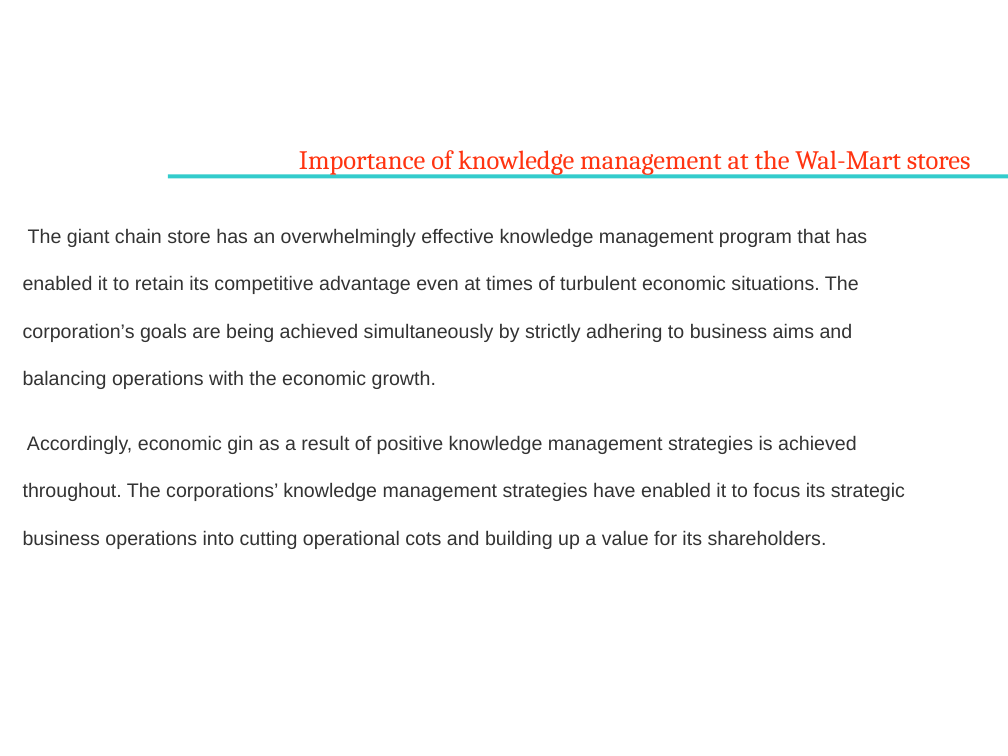
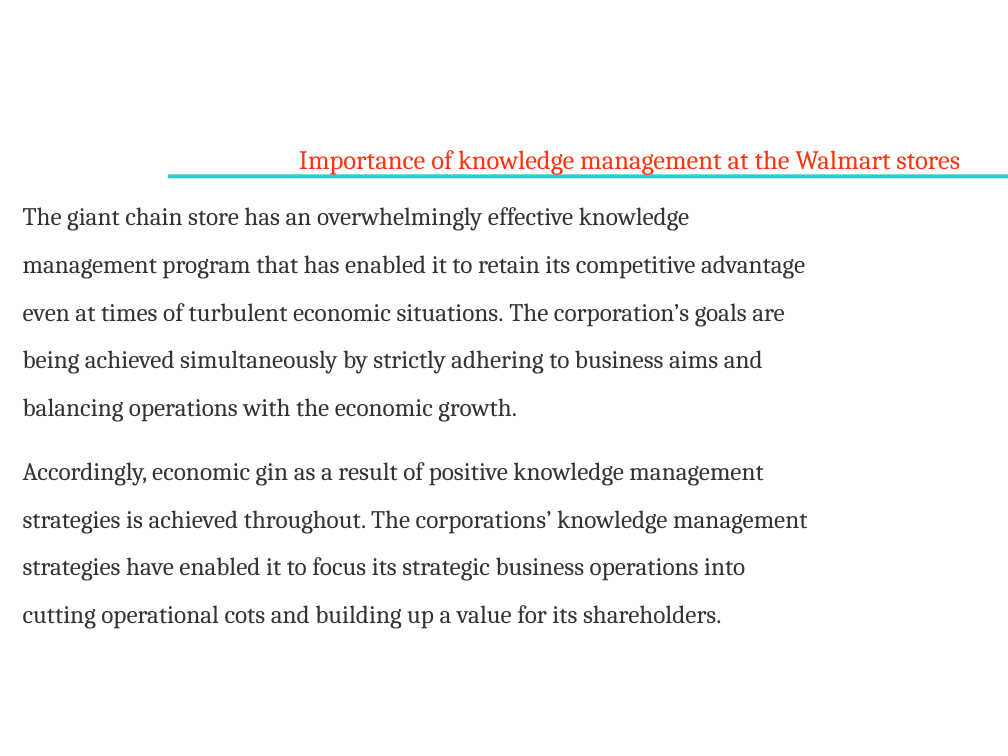
Before and after one commit to asinghania71/KM_PROJECT, a slide deck: slide 8 of kmppt.pptx (slide 5 before the commit). Drawn at 1008x756 pixels with LibreOffice and Linux fonts; fonts in the diff are those of the drawing; background and template pictures are left out. Boxes give left, top, right and bottom in pixels: in the first picture for what was removed or moved away, otherwise in the second. Text is boxed around its words. In the diff, an @@ line names an element or a change of style, - is before the commit and + after.

```diff
--- a/kmppt.pptx
+++ b/kmppt.pptx
@@ text "The giant chain store has ...": place and size @@
-text "The giant chain store has ..." at [23,228,905,549]
+text "The giant chain store has ..." at [23,207,807,629]
@@ text "The giant chain store has ..." at [23,207,807,629]: size 14 to 18 pt, font Arial to Cambria @@
@@ text at [299,150,960,176]: text changed @@
-Importance of knowledge management at the Wal-Mart stores
+Importance of knowledge management at the Walmart stores
```
Also in this commit, not shown: 11 other slides changed, 7 slides added, 1 other file.
